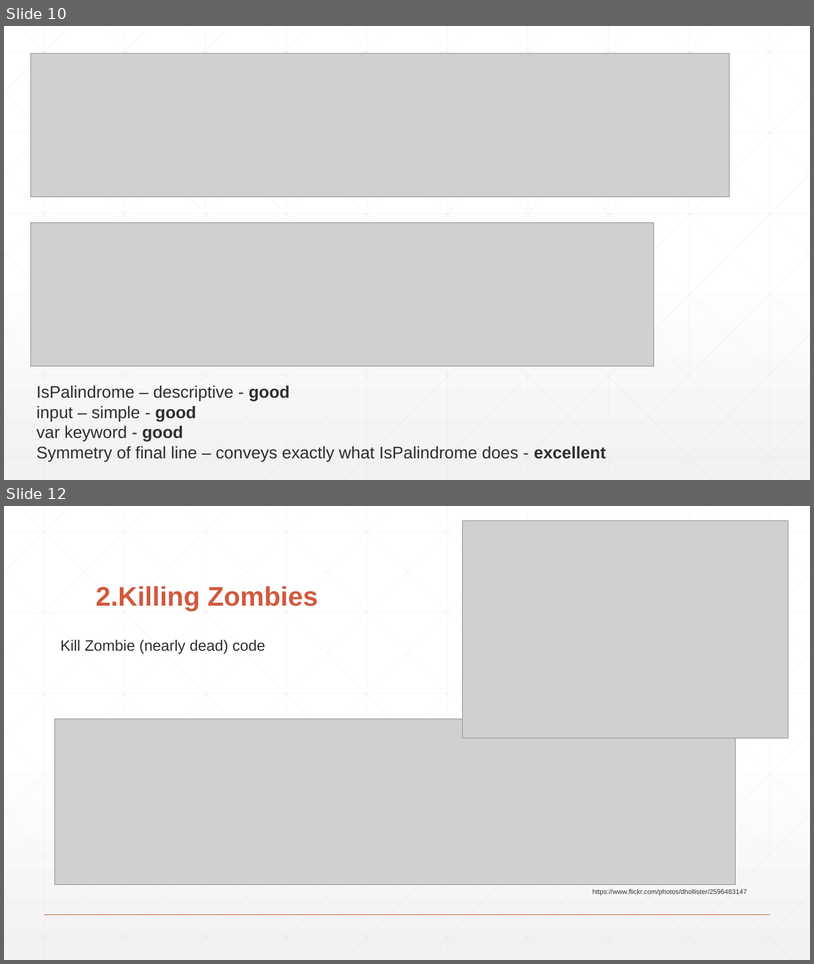
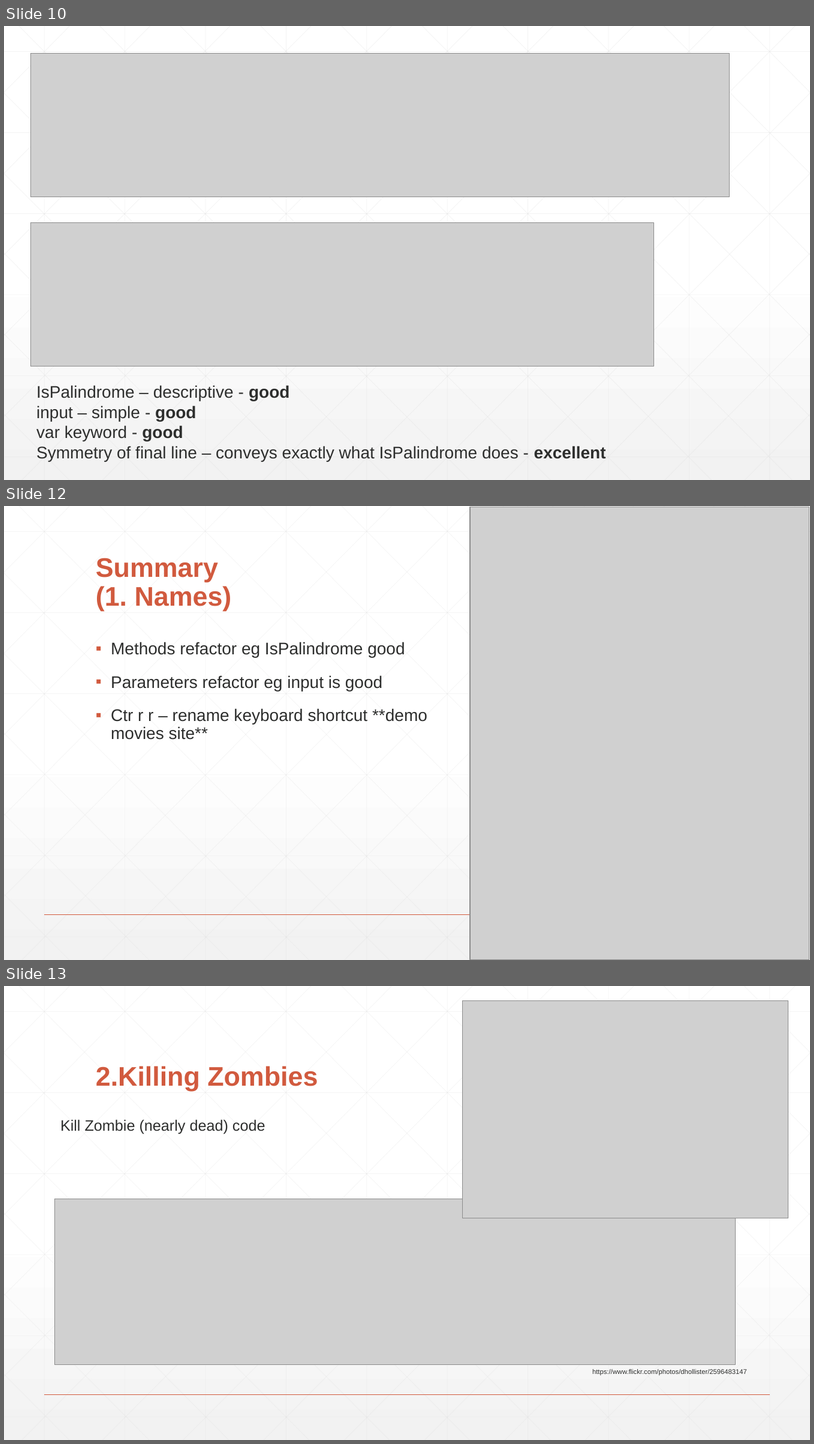
Before and after one commit to djhmateer/Refactoring, a slide deck: X Presentation.pptx. Shown one above the other, each under a label of ours: slides 10 and 12 before the commit, slides 10, 12 and 13 after it; the slides between them are not shown. The pictures are 814x964 and 814x1444 pixels, drawn with LibreOffice and Linux fonts; fonts in the diff are those of the drawing; grey boxes stand for pictures. Boxes give left, top, right and bottom in pixels: in the first picture for what was removed or moved away, otherwise in the second. Text is boxed around its words. In the diff, an @@ line names an element or a change of style, - is before the commit and + after.

```diff
--- a/X Presentation.pptx
+++ b/X Presentation.pptx
@@ slide 12 added at <box>4,506,810,960</box>, background gradient #FFFFFF to #F2F2F2; not listed: 47 template elements that a slide beside it also shows @@
@@ picture added at <box>470,507,809,960</box> @@
@@ title added at <box>96,558,232,611</box>, 32 pt, text #D15A3E, bold @@
+Summary
+(1. Names)
@@ text added at <box>111,642,428,739</box>, 20 pt, text #2D2E2D @@
+▪ Methods refactor eg IsPalindrome good
+▪ Parameters refactor eg input is good
+▪ Ctr r r – rename keyboard shortcut **demo movies site**
@@ what was slide 12 is now slide 13 @@
```
Also in this commit, not shown: 1 slide changed, 5 other slides added, 2 slides removed.
